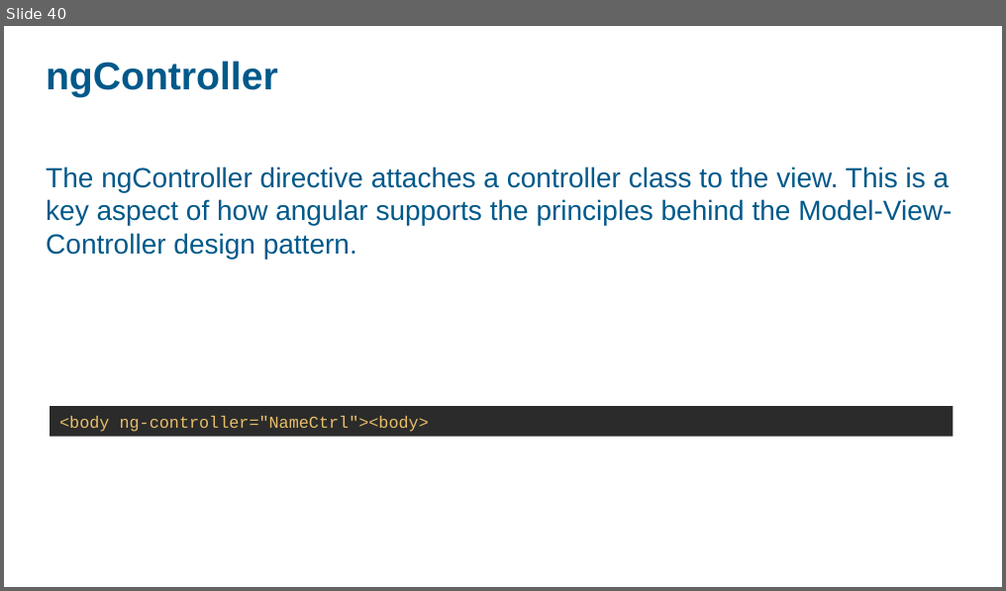
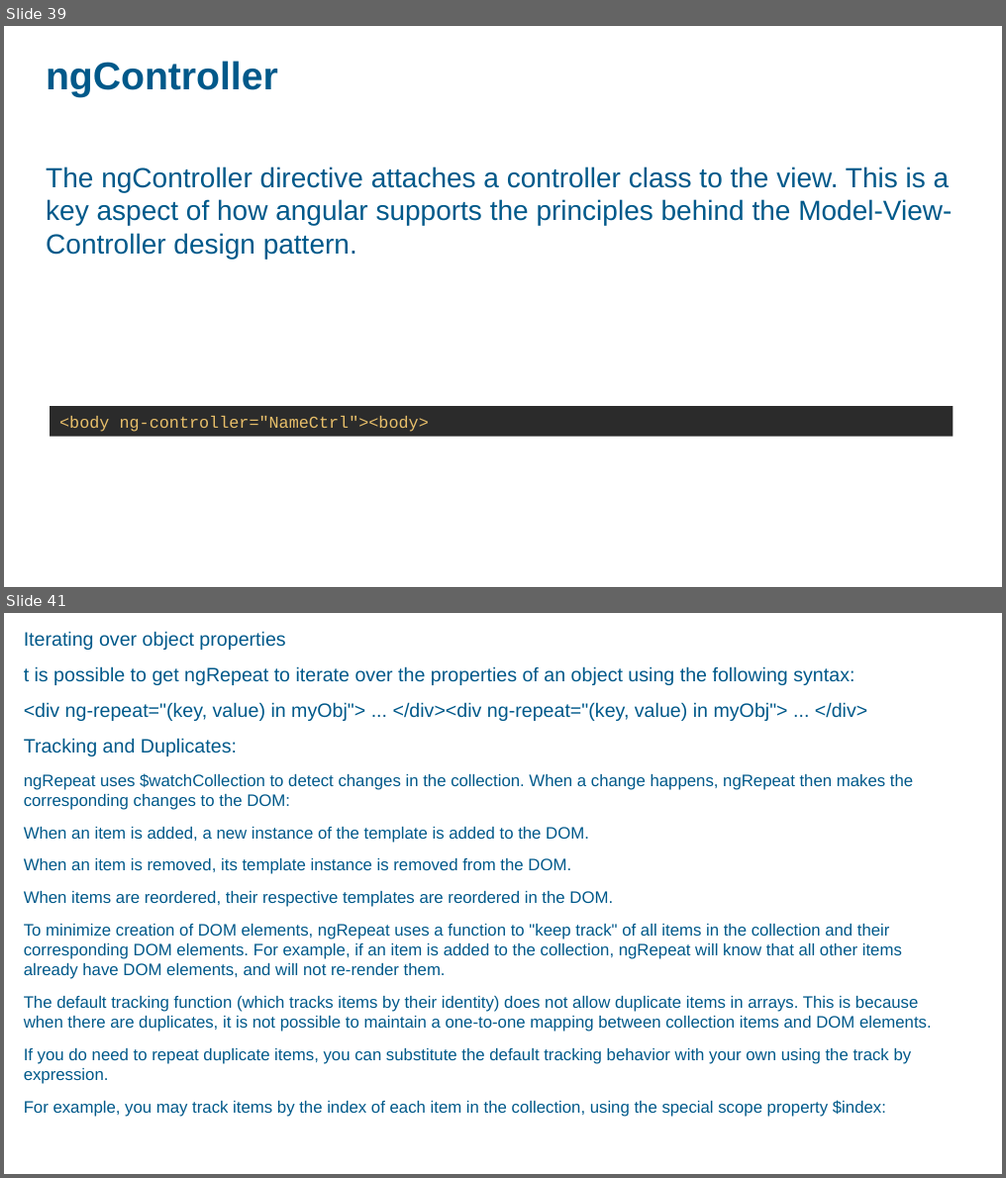
Before and after one commit to ashok07iet/angular-sample-code, a slide deck: doc/AngularJS.pptx. Shown one above the other, each under a label of ours: slide 40 before the commit, slides 39 and 41 after it; the slides between them are not shown. The pictures are 1006x591 and 1006x1178 pixels, drawn with LibreOffice and Linux fonts; fonts in the diff are those of the drawing; background and template pictures are left out. Boxes give left, top, right and bottom in pixels: in the first picture for what was removed or moved away, otherwise in the second. Text is boxed around its words. In the diff, an @@ line names an element or a change of style, - is before the commit and + after.

```diff
--- a/doc/AngularJS.pptx
+++ b/doc/AngularJS.pptx
@@ slide 41 added at (4, 613, 1002, 1174), background picture (left out) @@
@@ text added at (24, 631, 932, 1117), 12 pt, text #00598A @@
+Iterating over object properties
+t is possible to get ngRepeat to iterate over the properties of an object using the following syntax:
+<div ng-repeat="(key, value) in myObj"> ... </div><div ng-repeat="(key, value) in myObj"> ... </div>
+Tracking and Duplicates:
+ngRepeat uses $watchCollection to detect changes in the collection. When a change happens, ngRepeat then makes the corresponding changes to the DOM:
+When an item is added, a new instance of the template is added to the DOM.
+When an item is removed, its template instance is removed from the DOM.
+When items are reordered, their respective templates are reordered in the DOM.
+To minimize creation of DOM elements, ngRepeat uses a function to "keep track" of all items in the collection and their corresponding DOM elements. For example, if an item is added to the collection, ngRepeat will know that all other items already have DOM elements, and will not re-render them.
+The default tracking function (which tracks items by their identity) does not allow duplicate items in arrays. This is because when there are duplicates, it is not possible to maintain a one-to-one mapping between collection items and DOM elements.
+If you do need to repeat duplicate items, you can substitute the default tracking behavior with your own using the track by expression.
+For example, you may track items by the index of each item in the collection, using the special scope property $index:
@@ what was slide 40 is now slide 39 @@
```
Also in this commit, not shown: 3 slides changed, 7 other slides added, 24 other files.
